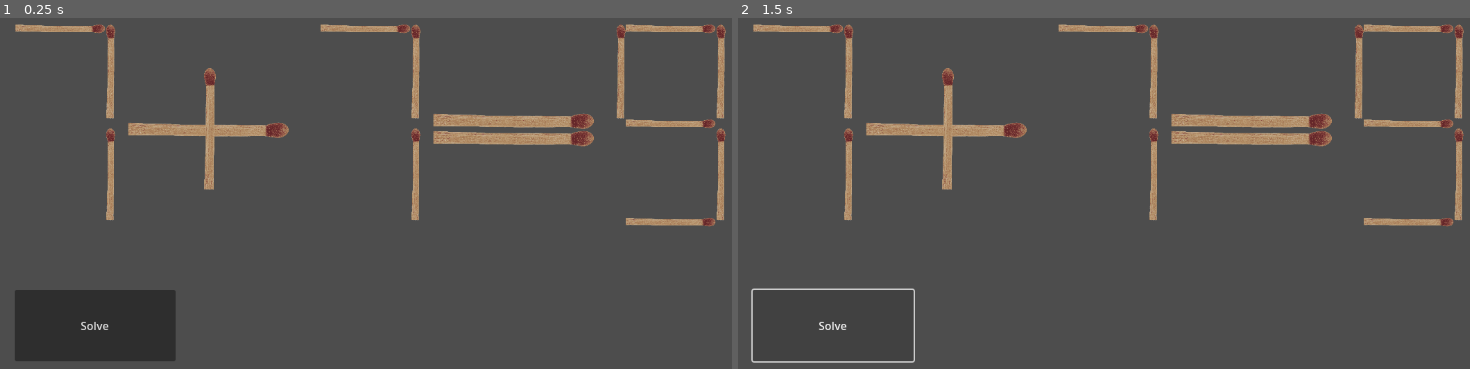
Above: before the commit, frames 1-2 (left to right).
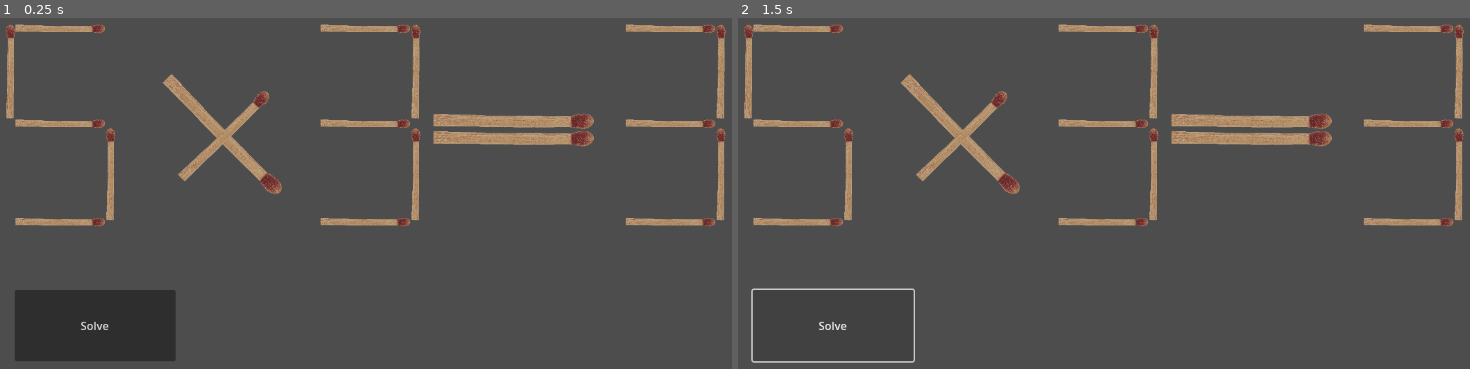
Above: after the commit, the same moments.

Repository: Cofica17/MatchsticksPuzzles
Game: Godot game, scene res://generator/Generator.tscn
Two runs of this game, one before a commit and one after it. Both use one fixed random seed, a clock stepped at 60 frames per second and the inputs below.
Inputs:
- Up to frame 1 (0.25 s): no input
- Up to frame 2 (1.5 s): click "Solve" at 0.5 s; click "Solve" at 1.25 s

The runs differ from the first frame. In frame 1, 3.8% of the frame differs, in the area x 0-86%, y 1-60%; in frame 2, 3.8%.

Commit message:
added ability to manipulate the operator to the equation

Diff:
--- a/generator/Generator.gd
+++ b/generator/Generator.gd
@@ -15,21 +15,40 @@
 				for bit in column_data:
 					if bit == 1:
 						c.data[counter_column_data][counter_bit] = 0
-						for c2 in container.get_children():
-							if c2 is MatchNumber:
-								var counter_column_data2 = 0
-								for column_data2 in c2.data:
-									var counter_bit2 = 0
-									for bit2 in column_data2:
-										if bit2 == 0:
-											c2.data[counter_column_data2][counter_bit2] = 1
-											solve_eq()
-											c2.data[counter_column_data2][counter_bit2] = 0
-										counter_bit2 += 1
-									counter_column_data2 += 1
+						try_putting_one_match()
 						c.data[counter_column_data][counter_bit] = 1
 					counter_bit += 1
 				counter_column_data += 1
+		elif c is MatchOperator:
+			var counter_bit = 0
+			for bit in c.data:
+				if bit == 1:
+					c.data[counter_bit] = 0
+					try_putting_one_match()
+					c.data[counter_bit] = 1
+				counter_bit += 1
+
+func try_putting_one_match():
+	for c2 in container.get_children():
+		if c2 is MatchNumber:
+			var counter_column_data2 = 0
+			for column_data2 in c2.data:
+				var counter_bit2 = 0
+				for bit2 in column_data2:
+					if bit2 == 0:
+						c2.data[counter_column_data2][counter_bit2] = 1
+						solve_eq()
+						c2.data[counter_column_data2][counter_bit2] = 0
+					counter_bit2 += 1
+				counter_column_data2 += 1
+		elif c2 is MatchOperator:
+			var counter_bit2 = 0
+			for bit2 in c2.data:
+				if bit2 == 0:
+					c2.data[counter_bit2] = 1
+					solve_eq()
+					c2.data[counter_bit2] = 0
+				counter_bit2 += 1
 
 func solve_eq():
 	var eq = ""
@@ -54,6 +73,7 @@
 
 	if ex.parse(eq) == OK:
 		var result = ex.execute()
-		if result == container.get_child(container.get_child_count()-1).get_number_from_data():
+		var ex_result = container.get_child(container.get_child_count()-1).get_number_from_data()
+		if result == ex_result:
 			print("found the solution")
-			print(eq)
+			print(eq+"="+str(ex_result))
--- a/generator/Generator.tscn
+++ b/generator/Generator.tscn
@@ -27,16 +27,17 @@
 layout_mode = 2
 size_flags_horizontal = 3
 size_flags_vertical = 3
-number = 7
+number = 5
 
 [node name="MatchstickOperator" parent="VBoxContainer" instance=ExtResource("3_fc5li")]
 layout_mode = 2
+operator = 2
 
 [node name="MatchNumber2" parent="VBoxContainer" instance=ExtResource("2_q162o")]
 layout_mode = 2
 size_flags_horizontal = 3
 size_flags_vertical = 3
-number = 7
+number = 3
 
 [node name="MatchstickOperator2" parent="VBoxContainer" instance=ExtResource("3_fc5li")]
 layout_mode = 2
@@ -46,7 +47,7 @@
 layout_mode = 2
 size_flags_horizontal = 3
 size_flags_vertical = 3
-number = 9
+number = 3
 
 [node name="SolveBtn" type="Button" parent="."]
 layout_mode = 0
--- a/scripts/MatchOperator.gd
+++ b/scripts/MatchOperator.gd
@@ -41,9 +41,20 @@
 	var operator_data = get_operator_data()
 	var counter = 0
 	for op_data in operator_data:
-		if op_data == data:
+		if arrays_equal(op_data, data):
 			return get_operator_str(counter)
 		counter += 1
+
+func arrays_equal(arr1, arr2):
+	for i in arr1.size():
+		if arr1[i] is Array and arr2[i] is Array:
+			if not arrays_equal(arr1[i], arr2[i]):
+				return false
+		else:
+			if arr1[i] != arr2[i]:
+				return false
+
+	return true
 
 func adjust_textures():
 	var counter = 0
